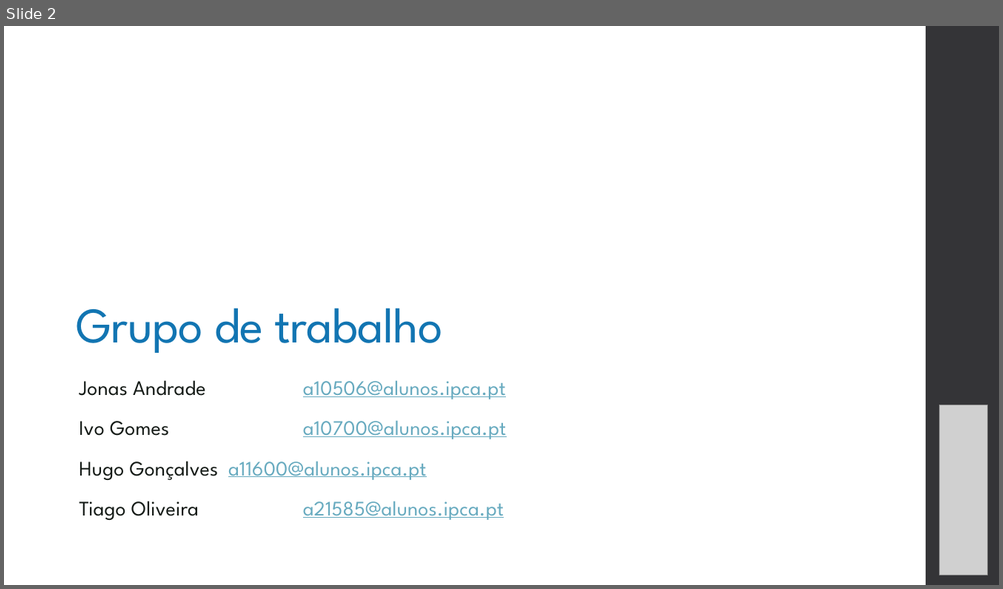
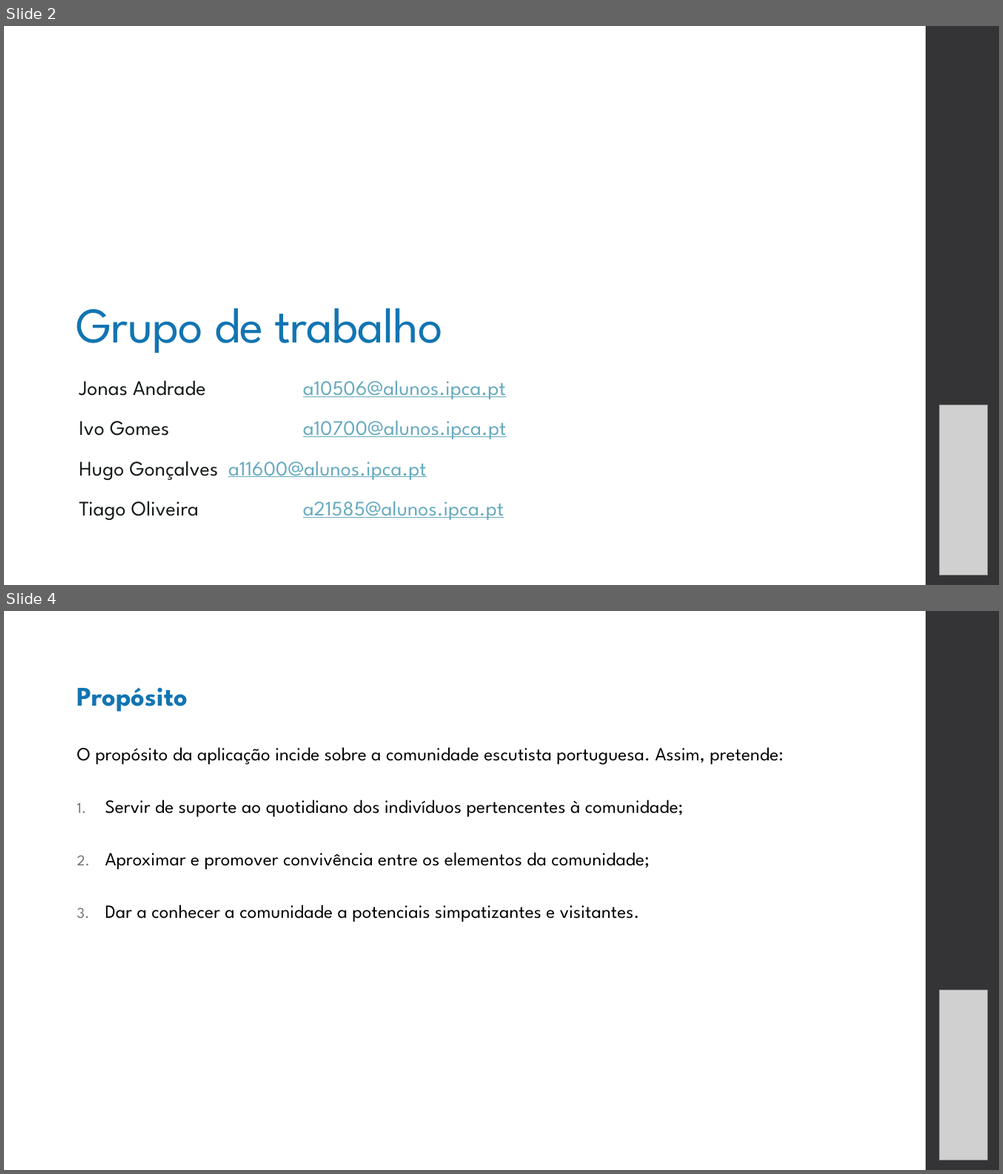
Before and after one commit to GitTiagoOliveira/escutas, a slide deck: docs/presentation.pptx. Shown one above the other, each under a label of ours: slide 2 before the commit, slides 2 and 4 after it; the slides between them are not shown. The pictures are 1003x589 and 1003x1174 pixels, drawn with LibreOffice and Linux fonts; fonts in the diff are those of the drawing; grey boxes stand for pictures. Boxes give left, top, right and bottom in pixels: in the first picture for what was removed or moved away, otherwise in the second. Text is boxed around its words. In the diff, an @@ line names an element or a change of style, - is before the commit and + after.

```diff
--- a/docs/presentation.pptx
+++ b/docs/presentation.pptx
@@ slide 4 added at bbox=[4, 611, 999, 1170], background #FFFFFF; not listed: 1 template element that a slide beside it also shows @@
@@ text added at bbox=[77, 687, 783, 923], 18 pt, text #000000 @@
+Propósito
+O propósito da aplicação incide sobre a comunidade escutista portuguesa. Assim, pretende:
+1. Servir de suporte ao quotidiano dos indivíduos pertencentes à comunidade;
+2. Aproximar e promover convivência entre os elementos da comunidade;
+3. Dar a conhecer a comunidade a potenciais simpatizantes e visitantes.
@@ picture added at bbox=[939, 991, 987, 1161] @@
```
Also in this commit, not shown: 1 other slide changed, 6 other slides added, 2 slides removed, 7 other files.
